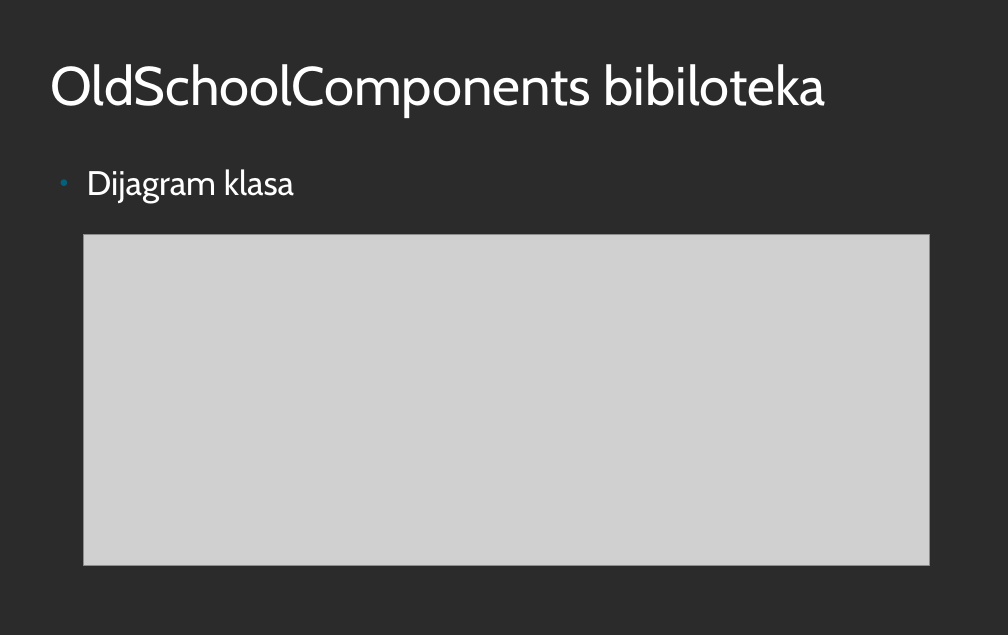
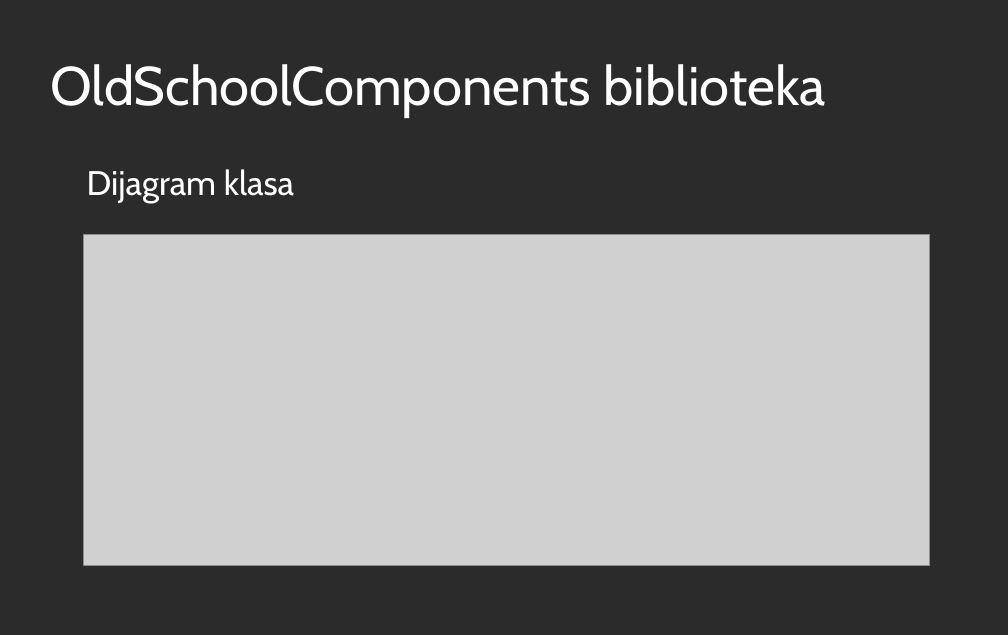
Before and after one commit to iv17/MScThesis, a slide deck: slide 5 of IvanaSavinPresentation.odp. Drawn at 1008x635 pixels with LibreOffice and Linux fonts; fonts in the diff are those of the drawing; grey boxes stand for pictures; background and template pictures are left out; a plain dark background stands for a picture behind light text. Boxes give left, top, right and bottom in pixels: in the first picture for what was removed or moved away, otherwise in the second. Text is boxed around its words. In the diff, an @@ line names an element or a change of style, - is before the commit and + after.

Commit message:
presentation

```diff
--- a/IvanaSavinPresentation.odp
+++ b/IvanaSavinPresentation.odp
@@ title at [50,64,826,117]: text changed @@
-OldSchoolComponents bibiloteka
+OldSchoolComponents biblioteka
@@ text "Dijagram klasa" at [87,169,294,202]: bullet ● to none @@
```
Also in this commit, not shown: 2 other slides changed, 3 slides added, 2 slides removed, 1 other file.
